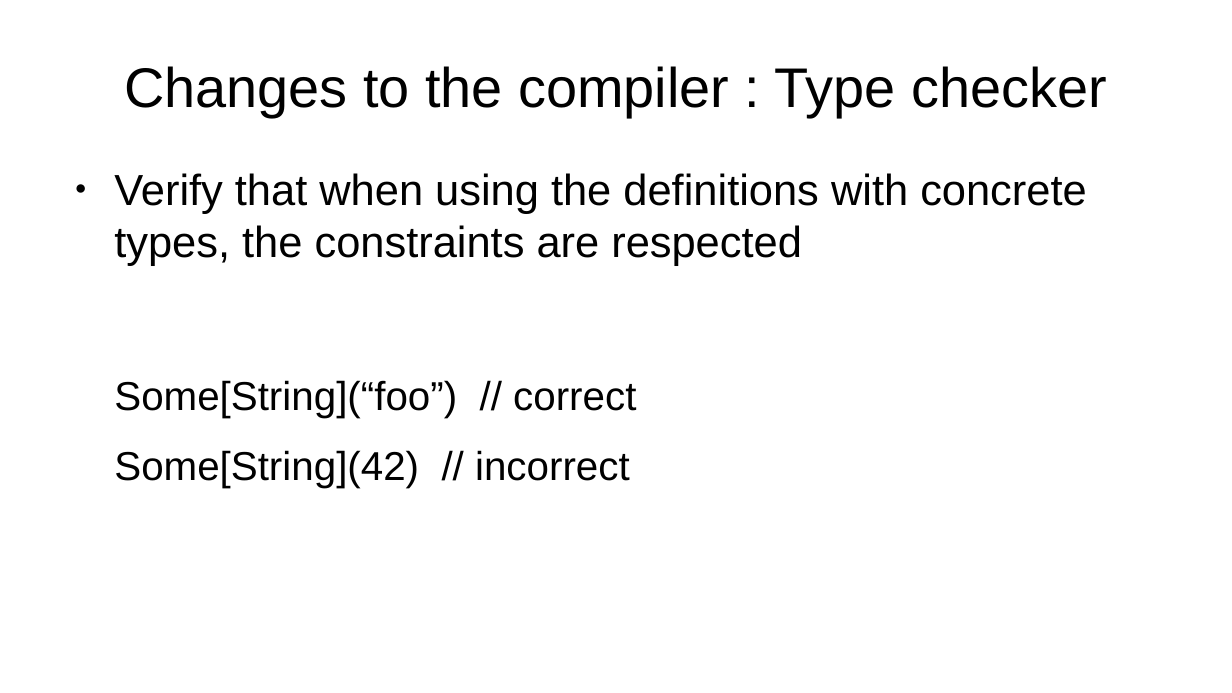
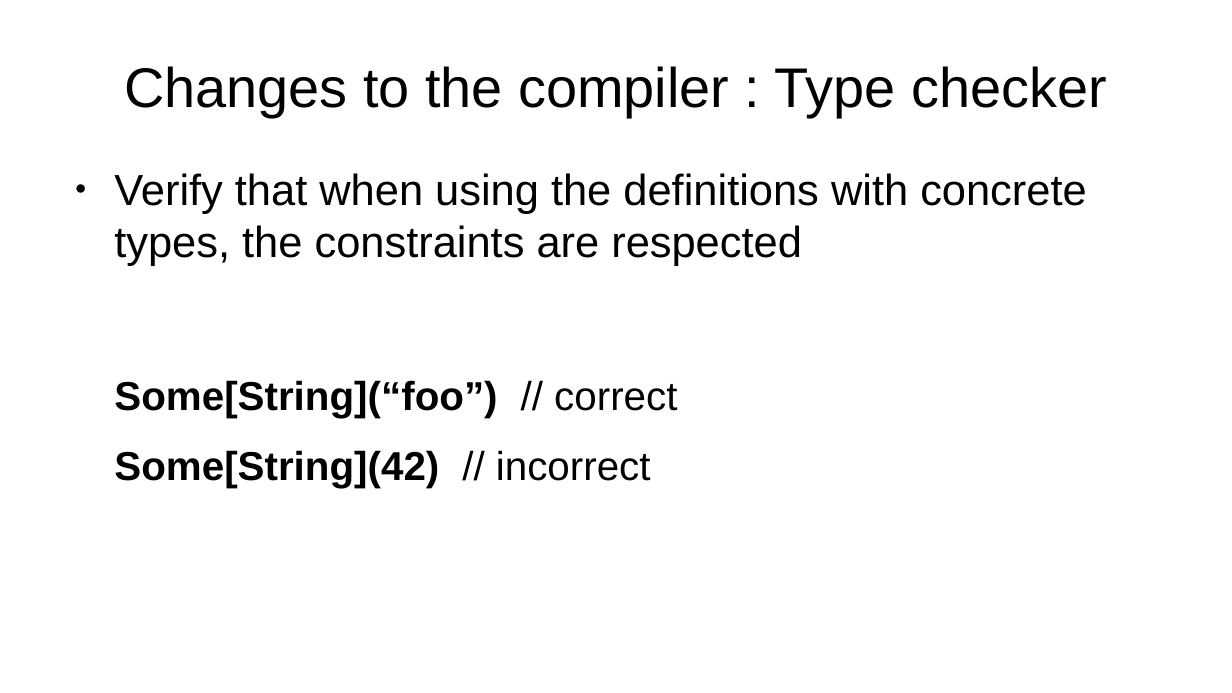
Before and after one commit to SFulpius/CLP-lab07, a slide deck: slide 8 of lab07_presentation.odp. Drawn at 1232x693 pixels with LibreOffice and Linux fonts; fonts in the diff are those of the drawing. Boxes give left, top, right and bottom in pixels: in the first picture for what was removed or moved away, otherwise in the second. Text is boxed around its words. In the diff, an @@ line names an element or a change of style, - is before the commit and + after.

Commit message:
Style change to the presentation

```diff
--- a/lab07_presentation.odp
+++ b/lab07_presentation.odp
@@ text at (x1=114, y1=380, x2=677, y2=488): bold on in "Some[String](“foo”)", "Some[String](42)" @@
```
Also in this commit, not shown: 5 other slides changed.
